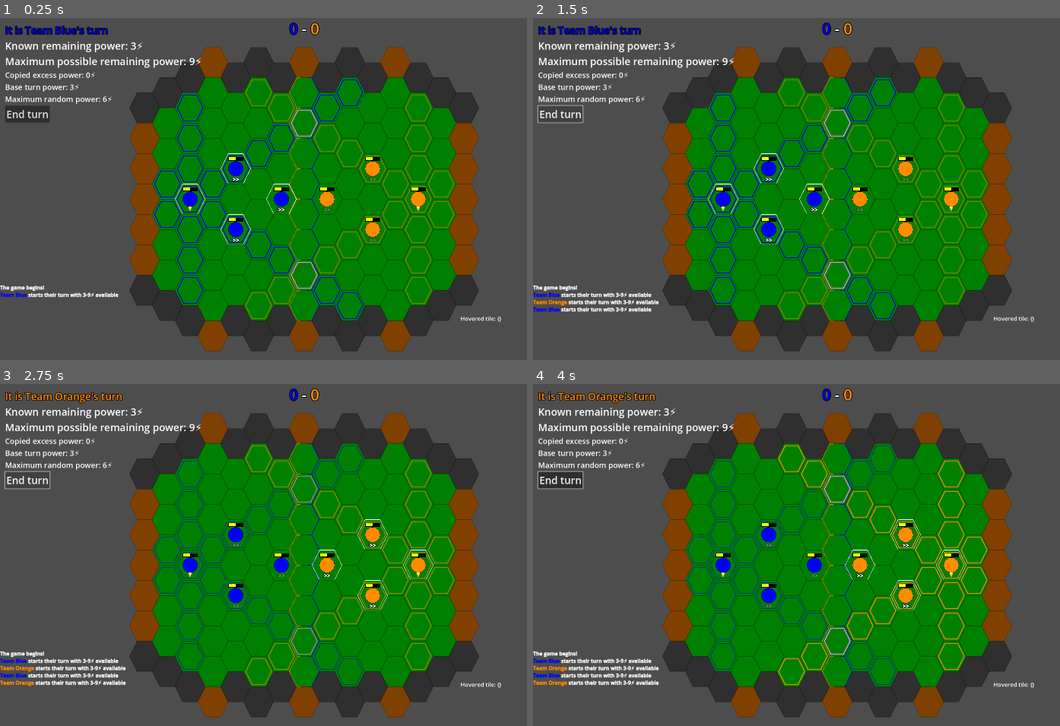
Above: before the commit, frames 1-4 (two rows, left to right).
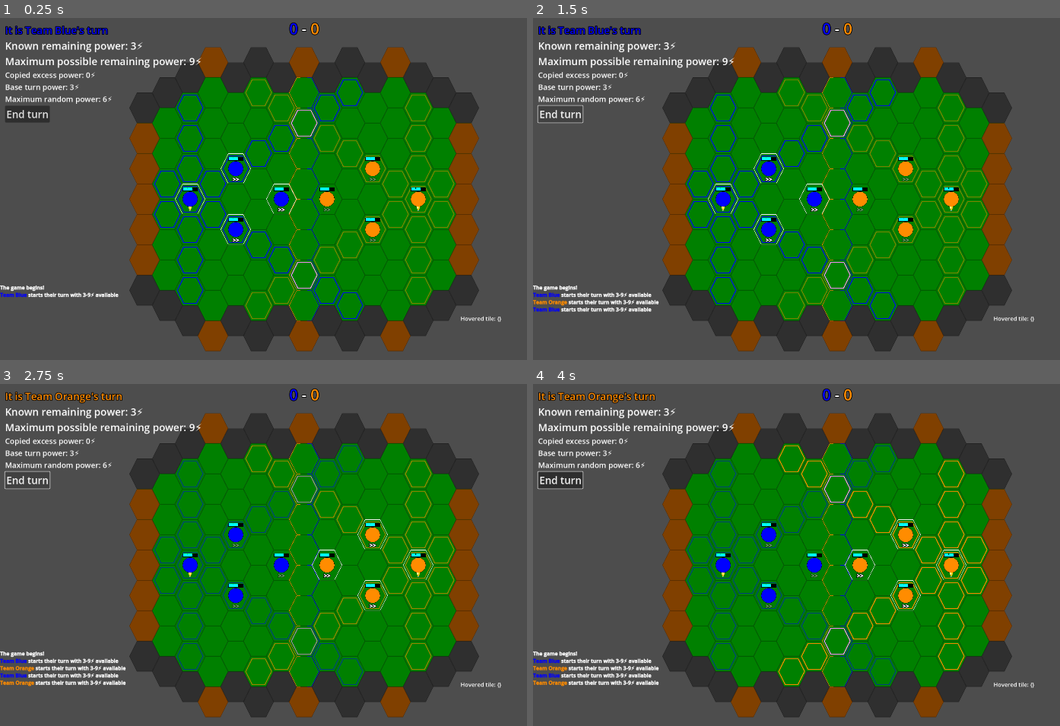
Above: after the commit, the same moments.

Repository: devencire/godot-conduit
Game: Godot game, scene res://scenes/world.tscn
The game is run twice, just before and just after one commit, with the same random seed, the same clock (stepped at 60 frames per second) and the same inputs.
Inputs (mouse positions are in pixels of both pictures, inside the frame that each line leads up to):
- Up to frame 1 (0.25 s): no input
- Up to frame 2 (1.5 s): click "End turn" at 0.5 s; click "End turn" at 1.25 s
- Up to frame 3 (2.75 s): click "End turn" at 2 s
- Up to frame 4 (4 s): move the mouse to (722, 575) at 2.77 s; click (722, 575) at 2.92 s; move the mouse to (770, 544) at 3.52 s; click (770, 544) at 3.67 s

The runs differ from the first frame. In frame 1, 0.1% of the frame differs, in the area x 34-80%, y 40-60%; in frame 2, 0.1%; in frame 3, 0.1%; in frame 4, 0.1%.

Commit message:
add dazed and unconscious states, and reviving

Diff:
--- a/scenes/path_preview_tile.tscn
+++ b/scenes/path_preview_tile.tscn
@@ -15,6 +15,7 @@
 }]
 
 [node name="PathPreviewTile" type="Node2D"]
+z_index = 3
 script = ExtResource("1_v1bwt")
 
 [node name="Sprite" type="AnimatedSprite2D" parent="."]
--- a/scenes/player.tscn
+++ b/scenes/player.tscn
@@ -53,7 +53,7 @@
 offset_right = 30.0
 offset_bottom = 6.0
 mouse_filter = 2
-color = Color(0, 1, 0, 1)
+color = Color(0, 1, 1, 1)
 
 [node name="FreeMoveDisplay" type="RichTextLabel" parent="Graphic"]
 offset_left = -21.0
@@ -79,6 +79,32 @@
 
 [node name="SelectionTile" parent="Graphic" instance=ExtResource("3_77lfk")]
 
+[node name="DazedIndicator" type="RichTextLabel" parent="Graphic"]
+visible = false
+offset_left = -20.0
+offset_top = -19.0
+offset_right = 20.0
+offset_bottom = 21.0
+mouse_filter = 2
+theme_override_font_sizes/normal_font_size = 32
+bbcode_enabled = true
+text = "[center]💫"
+scroll_active = false
+script = ExtResource("7_0054y")
+
+[node name="KnockedOutIndicator" type="RichTextLabel" parent="Graphic"]
+visible = false
+offset_left = -20.0
+offset_top = -18.0
+offset_right = 20.0
+offset_bottom = 23.0
+mouse_filter = 2
+theme_override_font_sizes/normal_font_size = 32
+bbcode_enabled = true
+text = "[center]😵‍"
+scroll_active = false
+script = ExtResource("7_0054y")
+
 [connection signal="free_moves_remaining_changed" from="." to="Graphic/FreeMoveDisplay" method="_on_player_free_moves_remaining_changed"]
 [connection signal="initialized" from="." to="Graphic/HealthBar" method="_on_player_initialized"]
 [connection signal="initialized" from="." to="Graphic/FreeMoveDisplay" method="_on_player_initialized"]
--- a/scripts/HealthBar.gd
+++ b/scripts/HealthBar.gd
@@ -24,4 +24,3 @@
 
 func _update_health_remaining():
 	health_remaining_rect.size.x = 60 * float(player.resolve) / player.stats.max_resolve
-	health_remaining_rect.color = Constants.success_chance_color(float(player.resolve) / player.stats.max_resolve)
--- a/scripts/Player.gd
+++ b/scripts/Player.gd
@@ -20,6 +20,8 @@
 @onready var graphic: Node2D = $Graphic
 @onready var sprite: AnimatedSprite2D = $Graphic/Sprite
 @onready var selection_tile: SelectionTile = $Graphic/SelectionTile
+@onready var dazed_indicator: CanvasItem = $Graphic/DazedIndicator
+@onready var knocked_out_indicator: CanvasItem = $Graphic/KnockedOutIndicator
 
 var hovered_cell: Vector2i
 var path_preview_tile_scene := preload("res://scenes/path_preview_tile.tscn")
@@ -64,7 +66,7 @@
 @export var resolve: int
 @export var can_act: bool:
 	get:
-		return resolve > 0
+		return status == Status.OK
 
 signal free_moves_remaining_changed(new_remaining: int)
 
@@ -72,6 +74,15 @@
 	set(new_remaining):
 		free_moves_remaining = new_remaining
 		free_moves_remaining_changed.emit(new_remaining)
+
+enum Status { OK, DAZED, KNOCKED_OUT }
+
+@export var status := Status.OK:
+	set(new_status):
+		status = new_status
+		dazed_indicator.visible = new_status == Status.DAZED
+		knocked_out_indicator.visible = new_status == Status.KNOCKED_OUT
+		_update_selection_tile()
 
 
 func _ready():
@@ -97,6 +108,9 @@
 	_update_selection_tile()
 	if turn_state.active_team != team:
 		free_moves_remaining = 0
+		if status == Status.DAZED:
+			status = Status.OK
+			event_log.log('%s recovered from being dazed' % BB.player_name(self))
 		return
 	if can_act:
 		if not is_beacon:
@@ -112,6 +126,12 @@
 			return
 		hovered_cell = new_hovered_cell
 
+		if is_beacon:
+			var hovered_player := players.player_in_cell(hovered_cell)
+			if hovered_player and hovered_player.team == team and hovered_player.status == Status.DAZED:
+				_update_revive_preview(hovered_player)
+				return
+
 		var cell_path := arena_tilemap.get_cell_path(tile_position, hovered_cell)
 		if cell_path.size() > 0:
 			_update_path_preview(cell_path)
@@ -120,7 +140,14 @@
 
 	if event is InputEventMouseButton:
 		if event.pressed and event.button_index == MOUSE_BUTTON_LEFT:
+			print('processed by player ', self)
 			var clicked_cell := arena_tilemap.get_hovered_cell(event)
+			if is_beacon:
+				var hovered_player := players.player_in_cell(hovered_cell)
+				if hovered_player and hovered_player.team == team and hovered_player.status == Status.DAZED:
+					_try_revive_player(hovered_player)
+					get_viewport().set_input_as_handled()
+					return
 			_try_move_selected_player(clicked_cell)
 
 # TODO replace this once move costs are worked out
@@ -142,6 +169,15 @@
 		preview_tile.power_cost = total_power_cost
 		preview_tile.success_chance = turn_state.chance_that_power_available(total_power_cost)
 		path_preview.add_child(preview_tile)
+	add_child(path_preview)
+
+func _update_revive_preview(revivable_player: Player) -> void:
+	_clear_path_preview()
+	path_preview = Node2D.new()
+	var preview_tile: PathPreviewTile = path_preview_tile_scene.instantiate()
+	preview_tile.position = arena_tilemap.map_to_local(revivable_player.tile_position)
+	preview_tile.power_cost = revivable_player.stats.dazed_revive_cost
+	path_preview.add_child(preview_tile)
 	add_child(path_preview)
 
 func _clear_path_preview():
@@ -185,7 +221,7 @@
 		_clear_path_preview()
 
 func _update_selection_tile():
-	if turn_state.active_team != team:
+	if turn_state.active_team != team or not can_act:
 		selection_tile.visible = false
 		return
 	selection_tile.visible = true
@@ -216,6 +252,15 @@
 		var position := arena_tilemap.map_to_local(cell)
 		tween.tween_property(graphic, 'position', position, WALK_DURATION_PER_TILE).set_trans(Tween.TRANS_SINE).set_ease(Tween.EASE_IN_OUT)
 	tile_position = cell_path.back()
+
+func _try_revive_player(revivable_player: Player) -> void:
+	var power_cost := revivable_player.stats.dazed_revive_cost
+	if not turn_state.try_spend_power(power_cost):
+		event_log.log('%s tried to revive %s but ran out of power!' % [BB.player_name(self), BB.player_name(revivable_player)])
+		return
+	revivable_player.revive()
+	event_log.log('%s spent %s⚡ to revive %s' % [BB.player_name(self), power_cost, BB.player_name(revivable_player)])
+	_clear_path_preview()
 
 const PUSH_DURATION := 0.2
 
@@ -234,9 +279,32 @@
 		take_damage(resolve)
 
 func take_damage(damage: int) -> void:
-	resolve = maxi(0, resolve - damage)
+	var damage_absorbed_by_resolve := mini(resolve, damage)
+	resolve -= damage_absorbed_by_resolve
+
 	taken_damage.emit(self, damage)
-	if resolve == 0:
+
+	var remaining_damage := damage - damage_absorbed_by_resolve
+	var status_changed := false
+	if remaining_damage > 0 and status == Status.OK:
+		remaining_damage -= 1
+		status = Status.DAZED
+		status_changed = true
+	if remaining_damage > 0 and status == Status.DAZED:
+		remaining_damage -= 1
+		status = Status.KNOCKED_OUT
+		status_changed = true
+	if remaining_damage > 0:
+		# longer-term wounds
+		pass
+
+	if status_changed and status == Status.DAZED:
+		event_log.log.call_deferred('%s is dazed!' % [BB.player_name(self)])
+	elif status_changed and status == Status.KNOCKED_OUT:
 		event_log.log.call_deferred('%s was knocked unconscious!' % [BB.player_name(self)])
 		if is_beacon:
 			score_state.score_points(Constants.other_team(team), Constants.POINTS_FOR_SACKING_BEACON)
+
+func revive() -> void:
+	status = Status.OK
+	free_moves_remaining = stats.free_moves_per_turn
--- a/scripts/PlayerStats.gd
+++ b/scripts/PlayerStats.gd
@@ -2,4 +2,5 @@
 
 @export var free_moves_per_turn: int = 2
 @export var starting_resolve: int = 2
-@export var max_resolve: int = 4
+@export var max_resolve: int = 3
+@export var dazed_revive_cost: int = 1
--- a/scripts/Players.gd
+++ b/scripts/Players.gd
@@ -43,3 +43,6 @@
 		if player.team == team and player.is_beacon:
 			return player
 	return null # this shouldn't happen
+
+func players_on_team(team: Constants.Team) -> Array[Player]:
+	return all_players.filter(func(player: Player): return player.team == team)
--- a/scripts/Selection.gd
+++ b/scripts/Selection.gd
@@ -10,8 +10,9 @@
 
 func _unhandled_input(event):
 	if event is InputEventMouseButton:
-		if not event.pressed:
+		if not event.pressed or event.button_index != MOUSE_BUTTON_LEFT:
 			return
+		print('processed by Selection')
 		var clicked_cell := arena_tilemap.get_hovered_cell(event)
 		var player := players.player_in_cell(clicked_cell, turn_state.active_team)
 		if player and player.can_act:
--- a/scripts/TurnState.gd
+++ b/scripts/TurnState.gd
@@ -36,7 +36,7 @@
 	total_available_power = copied_excess_power + base_turn_power + secret_available_excess_power
 	power_used = 0
 
-	%EventLog.log.call_deferred('[b]%s starts their turn with %s-%s⚡ available[/b]' % [BB.team_name(team), known_remaining_power, max_remaining_power])
+	%EventLog.log('[b]%s starts their turn with %s-%s⚡ available[/b]' % [BB.team_name(team), known_remaining_power, max_remaining_power])
 
 	changed.emit(self)
 	new_turn_started.emit(self)
@@ -45,7 +45,8 @@
 ## or if there's not enough power, starts the opposing team's turn and returns `false`.
 func try_spend_power(amount: int) -> bool:
 	if power_used + amount > total_available_power:
-		start_turn(Constants.other_team(active_team))
+		# TODO: using call_deferred to time this is very very dodgy, do something better
+		start_turn.call_deferred(Constants.other_team(active_team))
 		return false
 	else:
 		power_used += amount
